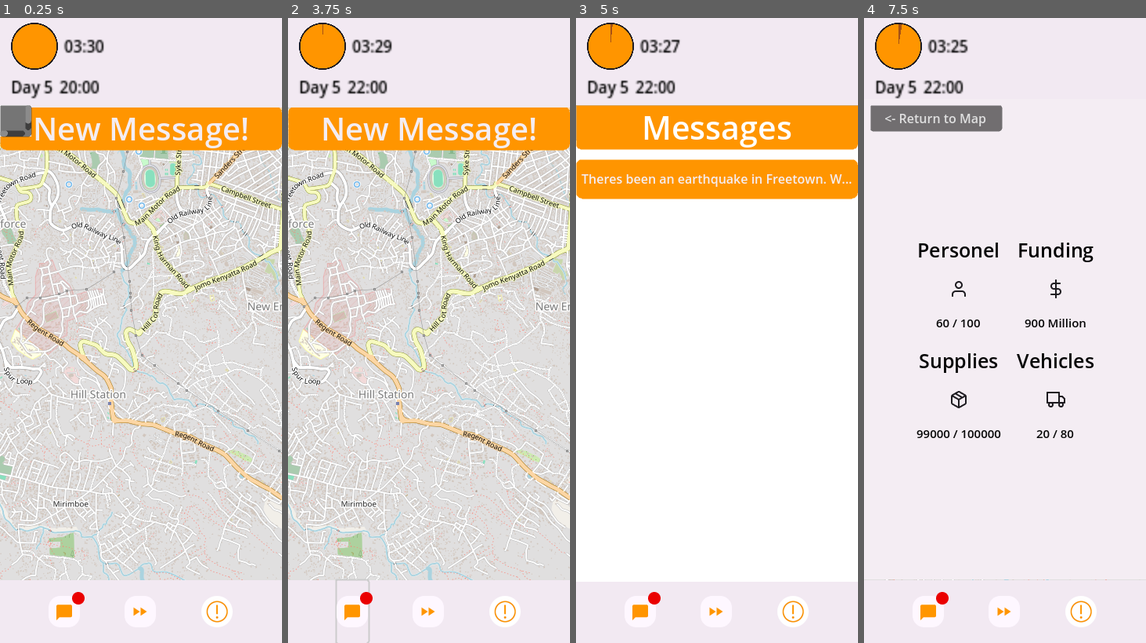
Above: before the commit, frames 1-4 (left to right).
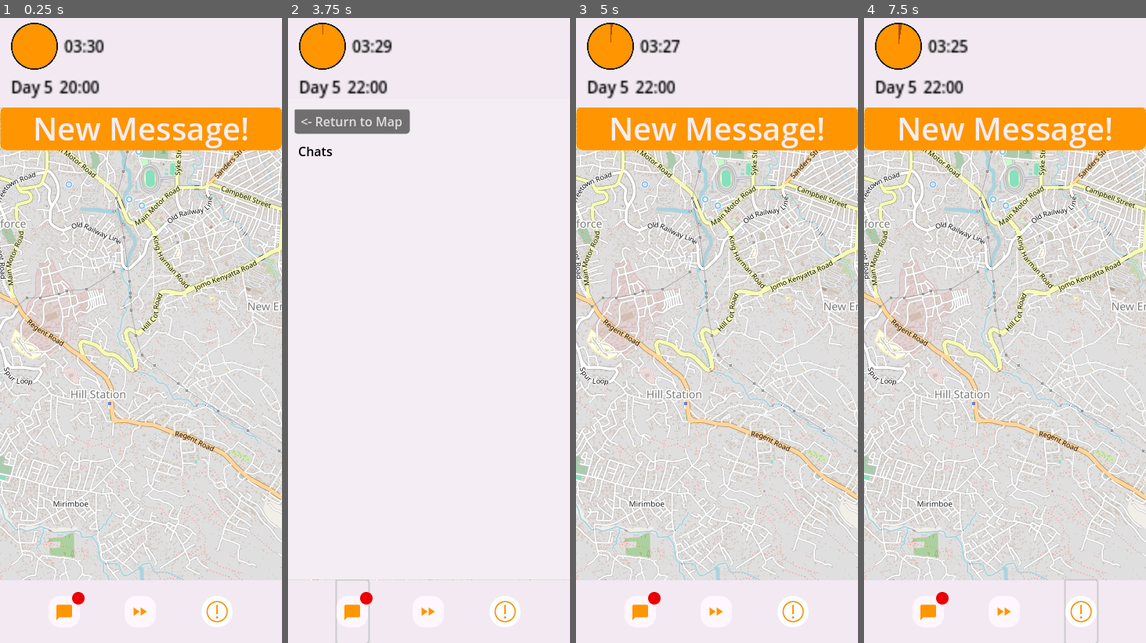
Above: after the commit, the same moments.

Repository: carabowes/Luscinia
Game: Godot game, scene res://main.tscn
Same seed, same stepped clock (60 frames per second), same inputs: the game is played once before the commit and once after it. The engine's default icon, where the game draws it, is replaced by a stand-in: a white triangle on a blue panel in a dark square.
Inputs (mouse positions are in pixels of both pictures, inside the frame that each line leads up to):
- Up to frame 1 (0.25 s): no input
- Up to frame 2 (3.75 s): click "New Message!" at 0.5 s; click "New Message!" at 1.25 s; click (429, 611) at 2 s; click (429, 611) at 2.75 s; click (352, 611) at 3.5 s
- Up to frame 3 (5 s): click (640, 118) at 4.25 s, where only the run after the commit has a clickable "<- Return to Map"
- Up to frame 4 (7.5 s): click "Theres been an earthquake in …" (after the commit: "New Message!") at 5 s; click (1081, 611) at 5.75 s; click (1005, 436) at 6.5 s, where only the run before the commit has a clickable "Yes, we will send a full resp…"; tap Enter at 7.25 s; drag from (880, 30) to (1033, 193) at 7.27 s

The runs differ from the first frame. In frame 1, 0.6% of the frame differs, in the area x 0-12%, y 13-20%; in frame 2, 35%; in frame 3, 62%, in the area x 0-100%, y 13-90%; in frame 4, 37%.

Commit message:
Resolve merge conflict: Keep current branch version of message_board.tscn

Diff:
--- a/luscinia/Scenes/message_history.tscn
+++ b/luscinia/Scenes/message_history.tscn
@@ -1,71 +1,61 @@
-[gd_scene load_steps=2 format=3 uid="uid://chgfw50bgl4i0"]
+[gd_scene load_steps=2 format=3 uid="uid://c46do5ji6mdhn"]
 
 [ext_resource type="Script" path="res://Scripts/task_message/message_history.gd" id="11_da54n"]
 
-[node name="MessageHistory" type="Control"]
+[node name="message_history" type="Control"]
 layout_mode = 3
 anchors_preset = 15
 anchor_right = 1.0
 anchor_bottom = 1.0
+offset_bottom = -800.0
 grow_horizontal = 2
 grow_vertical = 2
+size_flags_horizontal = 3
+size_flags_vertical = 3
 script = ExtResource("11_da54n")
 
-[node name="Background" type="ColorRect" parent="."]
+[node name="MessageListBackground" type="ColorRect" parent="."]
+layout_mode = 1
+anchors_preset = -1
+anchor_right = 1.0
+anchor_bottom = 1.0
+offset_top = 88.0
+offset_bottom = 700.0
+grow_horizontal = 2
+grow_vertical = 2
+color = Color(0.956863, 0.929412, 0.952941, 1)
+
+[node name="Label" type="Label" parent="."]
 layout_mode = 0
-offset_right = 40.0
-offset_bottom = 40.0
-
-[node name="Header" type="Panel" parent="."]
-layout_mode = 0
-offset_right = 40.0
-offset_bottom = 40.0
-
-[node name="HBoxContainer" type="HBoxContainer" parent="Header"]
-layout_mode = 0
-offset_right = 40.0
-offset_bottom = 40.0
-
-[node name="ClockPanel" type="Panel" parent="Header/HBoxContainer"]
-layout_mode = 2
-
-[node name="ResourcePanel" type="Panel" parent="Header/HBoxContainer"]
-layout_mode = 2
+offset_left = 13.0
+offset_top = 143.0
+offset_right = 57.0
+offset_bottom = 166.0
+theme_override_colors/font_color = Color(0, 0, 0, 1)
+theme_override_font_sizes/font_size = 0
+text = "Chats"
 
 [node name="ScrollContainer" type="ScrollContainer" parent="."]
-layout_mode = 0
-offset_right = 40.0
-offset_bottom = 40.0
+layout_mode = 1
+anchors_preset = -1
+anchor_right = 1.0
+offset_top = 88.0
+offset_bottom = 700.0
+grow_horizontal = 2
+grow_vertical = 2
+follow_focus = true
 
 [node name="VBoxContainer" type="VBoxContainer" parent="ScrollContainer"]
 custom_minimum_size = Vector2(360, 1)
 layout_mode = 2
 size_flags_vertical = 3
 
-[node name="MessageItem" type="HBoxContainer" parent="ScrollContainer/VBoxContainer"]
+[node name="return_button" type="Button" parent="."]
 layout_mode = 2
+offset_left = 8.0
+offset_top = 101.0
+offset_right = 155.0
+offset_bottom = 132.0
+text = " <- Return to Map "
 
-[node name="Avatar" type="TextureRect" parent="ScrollContainer/VBoxContainer/MessageItem"]
-layout_mode = 2
-
-[node name="Exclamation" type="TextureRect" parent="ScrollContainer/VBoxContainer/MessageItem/Avatar"]
-layout_mode = 0
-offset_right = 40.0
-offset_bottom = 40.0
-
-[node name="MessageDetails" type="VBoxContainer" parent="ScrollContainer/VBoxContainer/MessageItem"]
-layout_mode = 2
-
-[node name="SenderName" type="Label" parent="ScrollContainer/VBoxContainer/MessageItem/MessageDetails"]
-layout_mode = 2
-
-[node name="MessagePreview" type="Label" parent="ScrollContainer/VBoxContainer/MessageItem/MessageDetails"]
-layout_mode = 2
-
-[node name="TimeStamp" type="Label" parent="ScrollContainer/VBoxContainer/MessageItem"]
-layout_mode = 2
-
-[node name="navbar" type="Control" parent="."]
-anchors_preset = 0
-offset_right = 40.0
-offset_bottom = 40.0
+[connection signal="pressed" from="return_button" to="." method="_on_return_button_pressed"]
--- a/luscinia/Scripts/task_message/message_board_control.gd
+++ b/luscinia/Scripts/task_message/message_board_control.gd
@@ -6,6 +6,9 @@
 var map : MapTasks # this bit is a bit janky
 var text_message_prefab = preload("res://Nodes/task_message_buttons/text_message.tscn")
 var response_button_prefab = preload("res://Nodes/task_message_buttons/text_response_button.tscn")
+
+var message_history = {}  # { "sender_id": [ { message, response, relationship } ] }
+
 signal response_picked
 
 func clear_messages():
@@ -16,6 +19,7 @@
 
 
 func add_message(message_data : Message) -> void:
+	save_message_to_history(message_data)
 	_set_sender_info(message_data.sender)
 	var text_message_instance : TextMessage = text_message_prefab.instantiate()
 	text_message_instance.set_text(message_data.message)
@@ -58,3 +62,22 @@
 	%ContactRelationBar.self_modulate = sender.get_relationship_color()
 	%ContactNameLabel.text = sender.name
 	%ContactRelationLabel.text = sender.get_relationship_status()
+
+func save_message_to_history(message_data: Message):
+	if message_data.sender == null:
+		return  # Skip messages without a sender
+	var sender_id = message_data.sender.name
+	if not message_history.has(sender_id):
+		message_history[sender_id] = []  # Initialize sender history
+	message_history[sender_id].append({
+		"message": message_data.message,
+		"responses": message_data.responses,
+		"relationship": message_data.sender.relationship
+	})
+
+func load_messages_for_sender(sender: Sender, messages: Array):
+	clear_messages()  # Clear current messages
+	_set_sender_info(sender)  # Update sender info (profile, name, etc.)
+
+	for message_data in messages:
+		add_message(message_data)  # Add each message to the message box
--- a/luscinia/Scripts/task_message/message_history.gd
+++ b/luscinia/Scripts/task_message/message_history.gd
@@ -1,11 +1,63 @@
 extends Control
 
+@onready var message_list_vbox = $ScrollContainer/MessageListVBox
+@onready var message_board = get_node("/root/main/message_board")
 
-# Called when the node enters the scene tree for the first time.
-func _ready() -> void:
-	pass # Replace with function body.
+func _ready():
+	if not message_board:
+		print("MessageBoard node not found!")
+		return
+	populate_message_history()
 
 
-# Called every frame. 'delta' is the elapsed time since the previous frame.
-func _process(delta: float) -> void:
-	pass
+func _on_return_button_pressed() -> void:
+	var main_parent = $"."
+	main_parent.visible = false
+
+
+func populate_message_history():
+	var history = message_board.message_history  # Get the stored message history
+
+# Loop through each sender in the history
+	for sender_id in history.keys():
+		var sender_messages = history[sender_id]
+		var last_message = sender_messages[-1]  # Get the most recent message for the sender
+
+		# Create a new ContactInfo instance for this sender
+		var contact_info = preload("res://Nodes/task_message_buttons/messenger_screen.tscn").instance()
+
+		# Populate the ContactInfo node with sender details
+		populate_contact_info(contact_info, sender_id, last_message)
+
+		# Add ContactInfo to the VBoxContainer
+		message_list_vbox.add_child(contact_info)
+
+		# Connect a signal to handle clicks on the sender item
+		contact_info.connect("gui_input", self, "_on_sender_selected", [sender_id])
+
+
+func populate_contact_info(contact_info, sender_id, last_message):
+	var sender = message_board.get_sender_by_id(sender_id)
+
+	if sender:
+		contact_info.get_node("%ContactProfile").texture = sender.image
+		contact_info.get_node("%ContactNameLabel").text = sender.name
+		contact_info.get_node("%ContactRelationLabel").text = sender.get_relationship_status()
+		contact_info.get_node("%ContactRelationBar").value = clamp(sender.relationship, -85, 95)
+		contact_info.get_node("%ContactRelationBar").self_modulate = sender.get_relationship_color()
+
+	# Set the last message preview text
+	contact_info.get_node("%ContactLastMessageLabel").text = last_message["message"]
+
+
+func _on_sender_selected(event, sender_id):
+	if event is InputEventMouseButton and event.button_index == MOUSE_BUTTON_LEFT:
+		var sender = message_board.get_sender_by_id(sender_id)  # Get sender object
+		if not sender:
+			print("Sender not found!")
+			return
+		var sender_messages = message_board.message_history[sender_id]  # Get message history
+		get_tree().change_scene("res://scenes/message_board.tscn")
+		# Load the sender's messages in the MessageBoard
+		var message_board_node = get_tree().root.get_node("main/message_board")
+		message_board_node.load_messages_for_sender(sender, sender_messages)
--- a/luscinia/main.tscn
+++ b/luscinia/main.tscn
@@ -1,17 +1,18 @@
-[gd_scene load_steps=14 format=3 uid="uid://tehp5ciso2t6"]
+[gd_scene load_steps=15 format=3 uid="uid://demyglfh17k5g"]
 
 [ext_resource type="PackedScene" path="res://Scenes/map.tscn" id="1_7fdga"]
-[ext_resource type="PackedScene" uid="uid://ch57ng1sslqej" path="res://Scenes/timer.tscn" id="2_5mpic"]
+[ext_resource type="PackedScene" uid="uid://desl373b33t23" path="res://Scenes/timer.tscn" id="2_5mpic"]
 [ext_resource type="Script" path="res://Scripts/Resources/message.gd" id="3_h4e53"]
-[ext_resource type="PackedScene" path="res://Scenes/resource_page.tscn" id="4_vi8yg"]
+[ext_resource type="PackedScene" uid="uid://dvvers1ky31ox" path="res://Scenes/resource_page.tscn" id="4_vi8yg"]
 [ext_resource type="PackedScene" path="res://Scenes/task_details.tscn" id="5_0qr7n"]
 [ext_resource type="PackedScene" uid="uid://1ygif2bywt5u" path="res://Scenes/navbar.tscn" id="5_5vcs1"]
 [ext_resource type="Resource" uid="uid://6i0nc5dgh3ql" path="res://Nodes/task_data/message_earthquake.tres" id="5_yj18d"]
 [ext_resource type="PackedScene" uid="uid://dfl5n2ga1ulqv" path="res://Nodes/task_message_buttons/messenger_screen.tscn" id="6_877e8"]
+[ext_resource type="PackedScene" uid="uid://bv56aj10t7ese" path="res://Scenes/message_board.tscn" id="6_gpj6l"]
 [ext_resource type="Resource" uid="uid://cxwgponxxk2pf" path="res://Nodes/task_data/message_contact.tres" id="6_ntma7"]
-[ext_resource type="PackedScene" path="res://Scenes/task-assignment.tscn" id="7_g8mic"]
+[ext_resource type="PackedScene" uid="uid://bnodjjjy3hdxo" path="res://Scenes/task-assignment.tscn" id="7_g8mic"]
 [ext_resource type="Script" path="res://Scripts/task_message/message_list.gd" id="11_ir8ox"]
-[ext_resource type="PackedScene" uid="uid://chgfw50bgl4i0" path="res://Scenes/message_history.tscn" id="11_klgk6"]
+[ext_resource type="PackedScene" uid="uid://c46do5ji6mdhn" path="res://Scenes/message_history.tscn" id="12_upng4"]
 
 [sub_resource type="StyleBoxFlat" id="StyleBoxFlat_gfh5b"]
 bg_color = Color(1, 0.584314, 0, 1)
@@ -36,6 +37,9 @@
 message_data = Array[ExtResource("3_h4e53")]([ExtResource("5_yj18d"), ExtResource("6_ntma7")])
 message_board = NodePath("../pages/message_page")
 map_tasks = NodePath("../map")
+
+[node name="message_board" parent="." instance=ExtResource("6_gpj6l")]
+layout_mode = 1
 
 [node name="navbar" parent="." instance=ExtResource("5_5vcs1")]
 layout_mode = 1
@@ -76,7 +80,8 @@
 visible = false
 layout_mode = 1
 
-[node name="message_history" parent="pages" instance=ExtResource("11_klgk6")]
+[node name="message_history" parent="pages" instance=ExtResource("12_upng4")]
+visible = false
 layout_mode = 1
 
 [node name="text_message_list" type="Control" parent="pages"]
Not shown: 1 places in luscinia/Scenes/resource_page.tscn that only renumber resources
